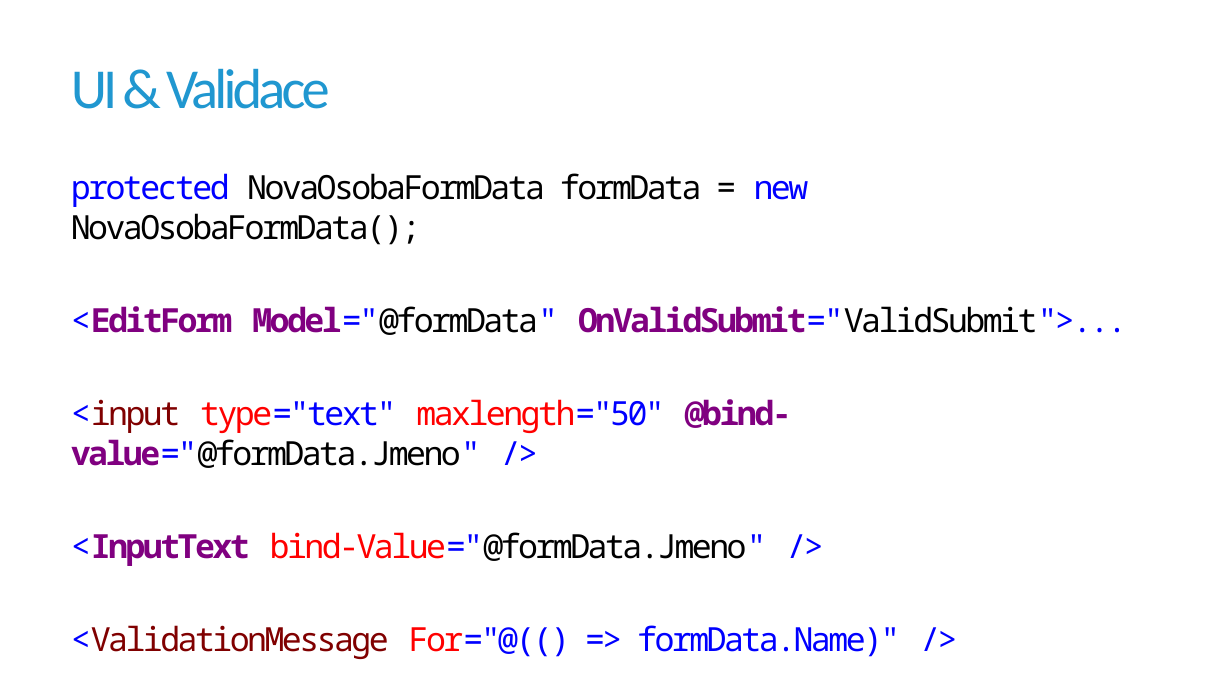
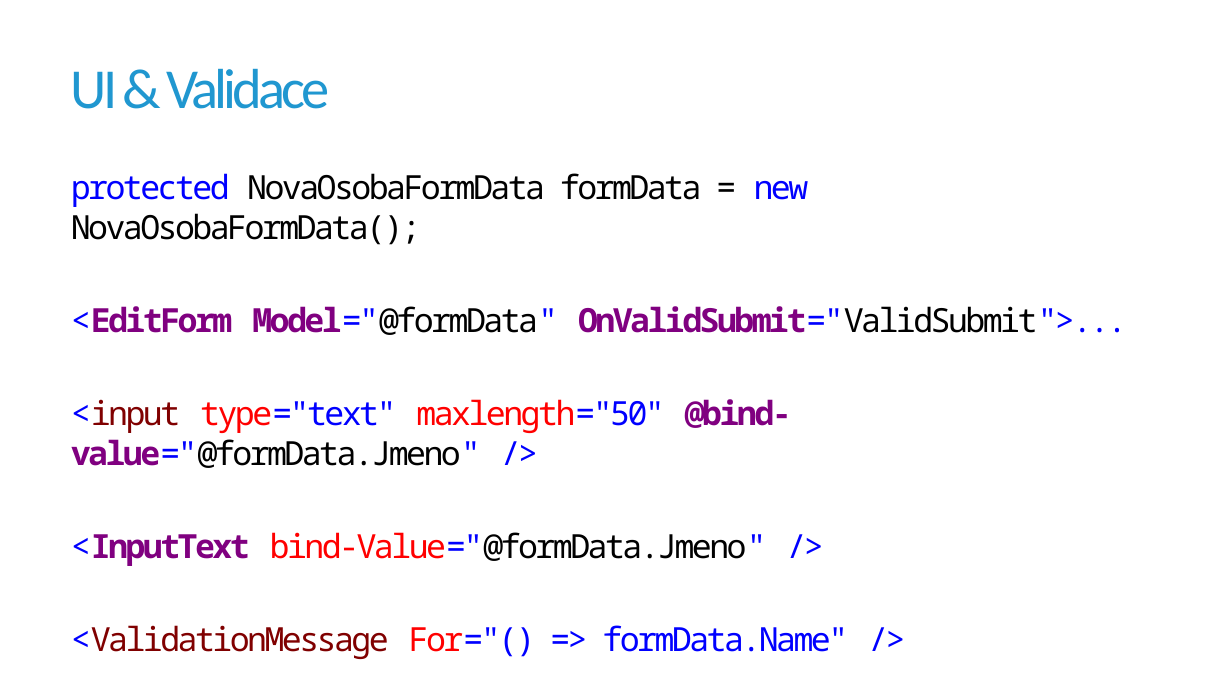
Before and after one commit to jirikanda/BlazorDemos, a slide deck: slide 4 of Presentation/04 - Blazor - Formuláře.pptx. Drawn at 1232x693 pixels with LibreOffice and Linux fonts; fonts in the diff are those of the drawing; background and template pictures are left out. Boxes give left, top, right and bottom in pixels: in the first picture for what was removed or moved away, otherwise in the second. Text is boxed around its words. In the diff, an @@ line names an element or a change of style, - is before the commit and + after.

```diff
--- a/Presentation/04 - Blazor - Formuláře.pptx
+++ b/Presentation/04 - Blazor - Formuláře.pptx
@@ text at [71, 625, 848, 659]: text changed @@
-<ValidationMessage For="@(() => formData.Name)" />
+<ValidationMessage For="() => formData.Name" />
```
Also in this commit, not shown: 1 other slide changed, 5 slides added, 10 other files.
